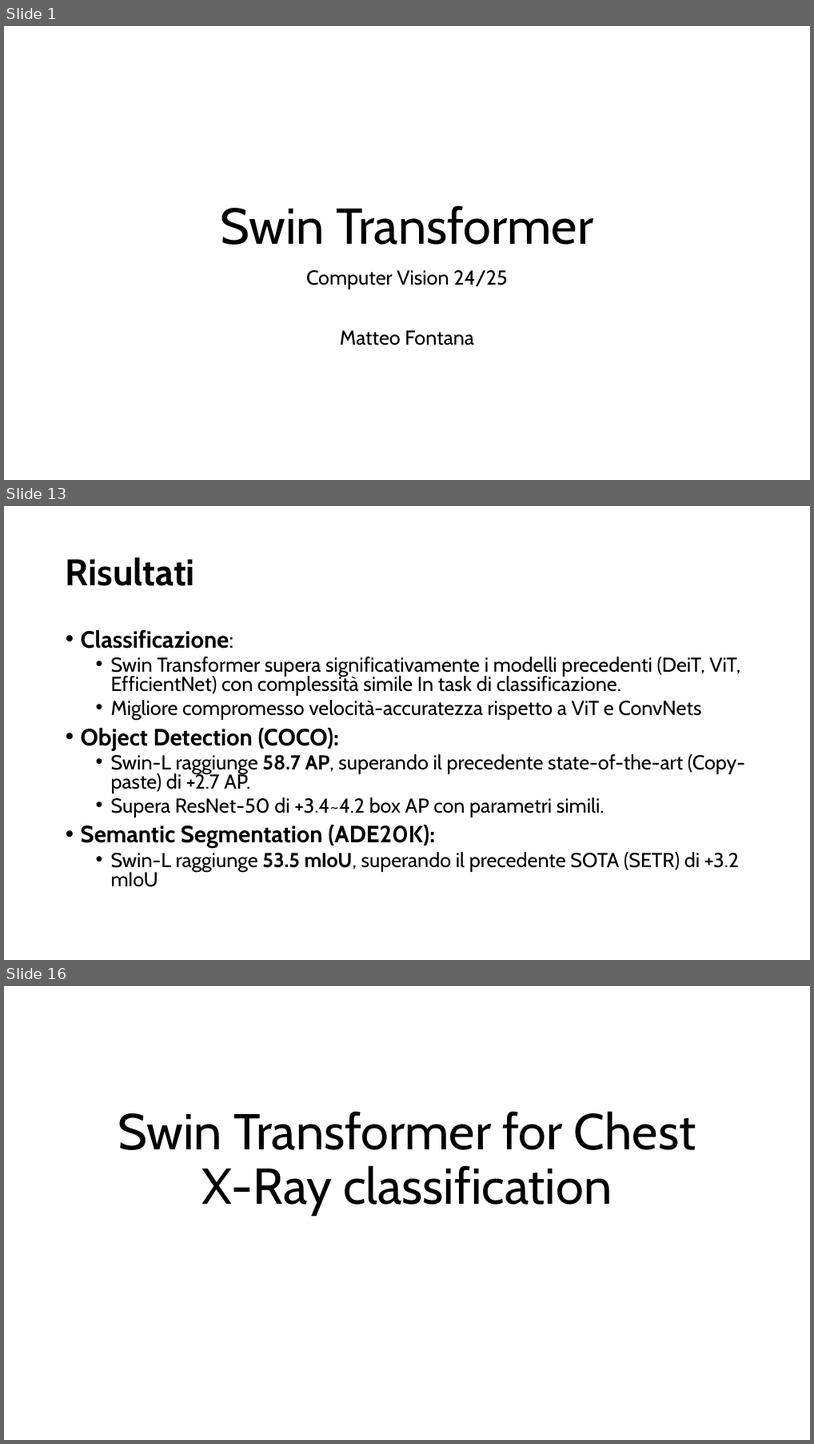
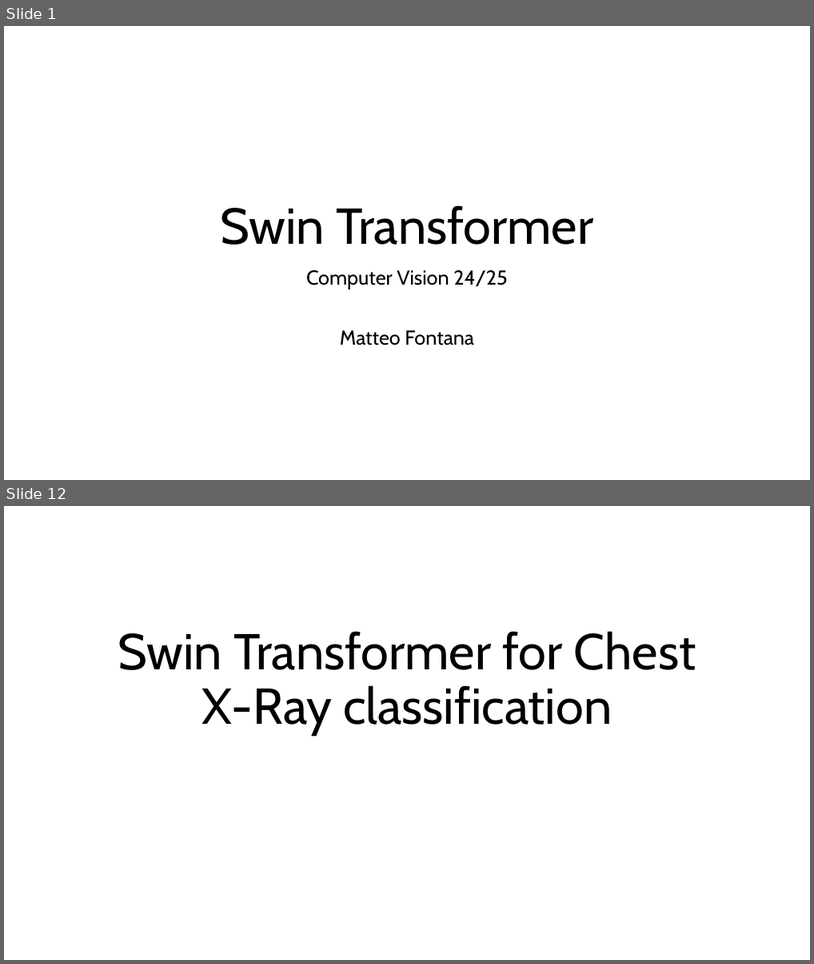
Before and after one commit to ma3ti/Swin-transformer-ChestXray, a slide deck: Swin.pptx. Shown one above the other, each under a label of ours: slides 1, 13 and 16 before the commit, slides 1 and 12 after it; the slides between them are not shown. The pictures are 814x1444 and 814x964 pixels, drawn with LibreOffice and Linux fonts; fonts in the diff are those of the drawing. Boxes give left, top, right and bottom in pixels: in the first picture for what was removed or moved away, otherwise in the second. Text is boxed around its words. In the diff, an @@ line names an element or a change of style, - is before the commit and + after.

```diff
--- a/Swin.pptx
+++ b/Swin.pptx
@@ slide 13 removed at (4,506,810,960), background #FFFFFF @@
@@ title removed at (66,557,195,586) @@
-Risultati
@@ text removed at (81,630,746,887) @@
-• Classificazione:
-  • Swin Transformer supera significativamente i modelli precedenti (DeiT, ViT, EfficientNet) con complessità simile In task di classificazione.
-  • Migliore compromesso velocità-accuratezza rispetto a ViT e ConvNets
-• Object Detection (COCO):
-  • Swin-L raggiunge 58.7 AP, superando il precedente state-of-the-art (Copy-paste) di +2.7 AP.
-  • Supera ResNet-50 di +3.4~4.2 box AP con parametri simili.
-• Semantic Segmentation (ADE20K):
-  • Swin-L raggiunge 53.5 mIoU, superando il precedente SOTA (SETR) di +3.2 mIoU
@@ what was slide 16 is now slide 12 @@
```
Also in this commit, not shown: 14 slides changed, 4 slides added, 9 other slides removed, 18 other files.
